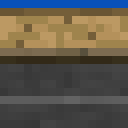
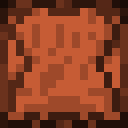
The second 128 x 128 image is a revision of the first. Changes to its layers:
added group "Tanner Top" with 4 layers above "Designer Side" over [0, 0, 128, 128]
added layer "Layer #99" (darken, 46%) in group "Tanner Top" over [0, 0, 128, 128]
added layer "Layer #102" in group "Tanner Top" over [0, 0, 128, 128]
added layer "Layer #101" in group "Tanner Top" over [0, 0, 128, 128]
added layer "Layer #103" in group "Tanner Top" over [0, 0, 128, 128]
hid group "Designer Side" (5 layers) over [0, 0, 128, 128]
